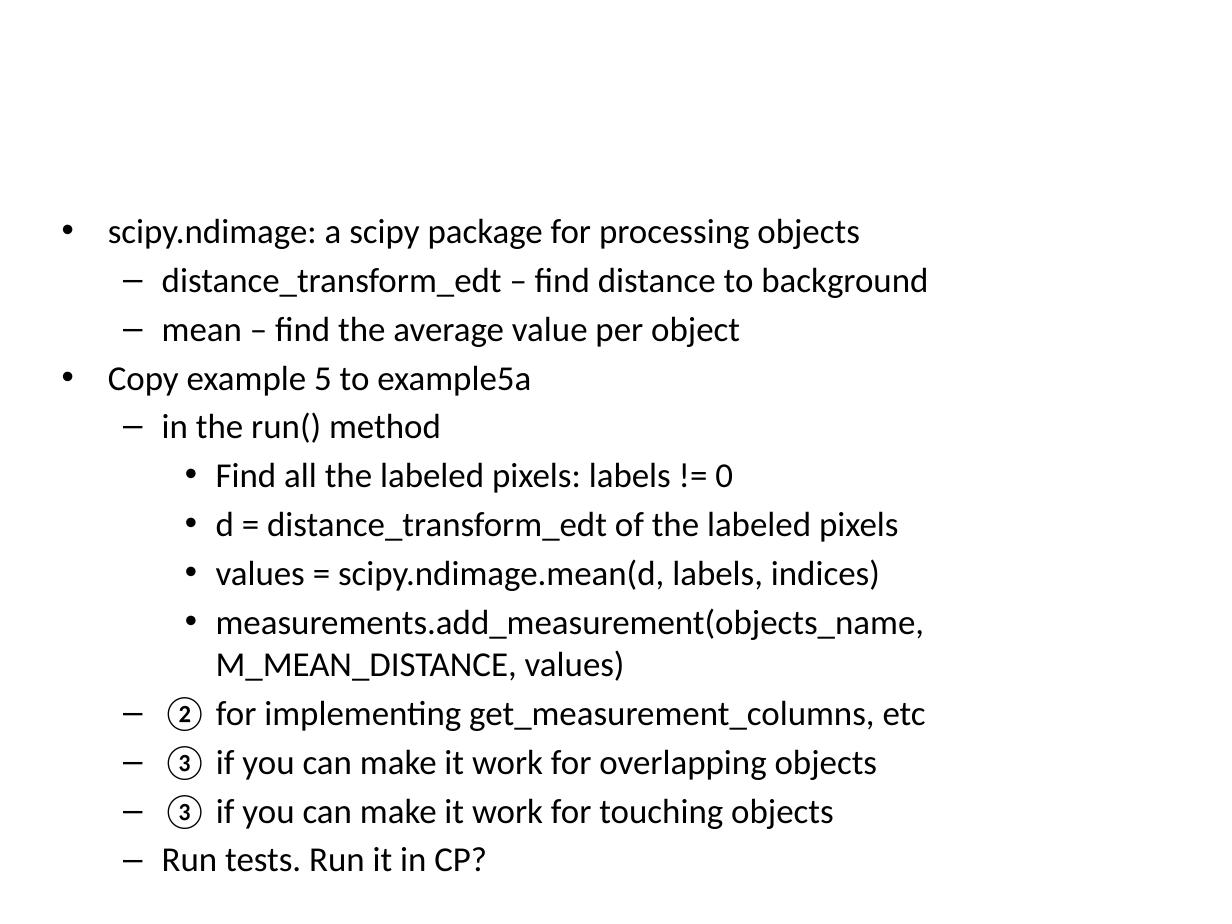
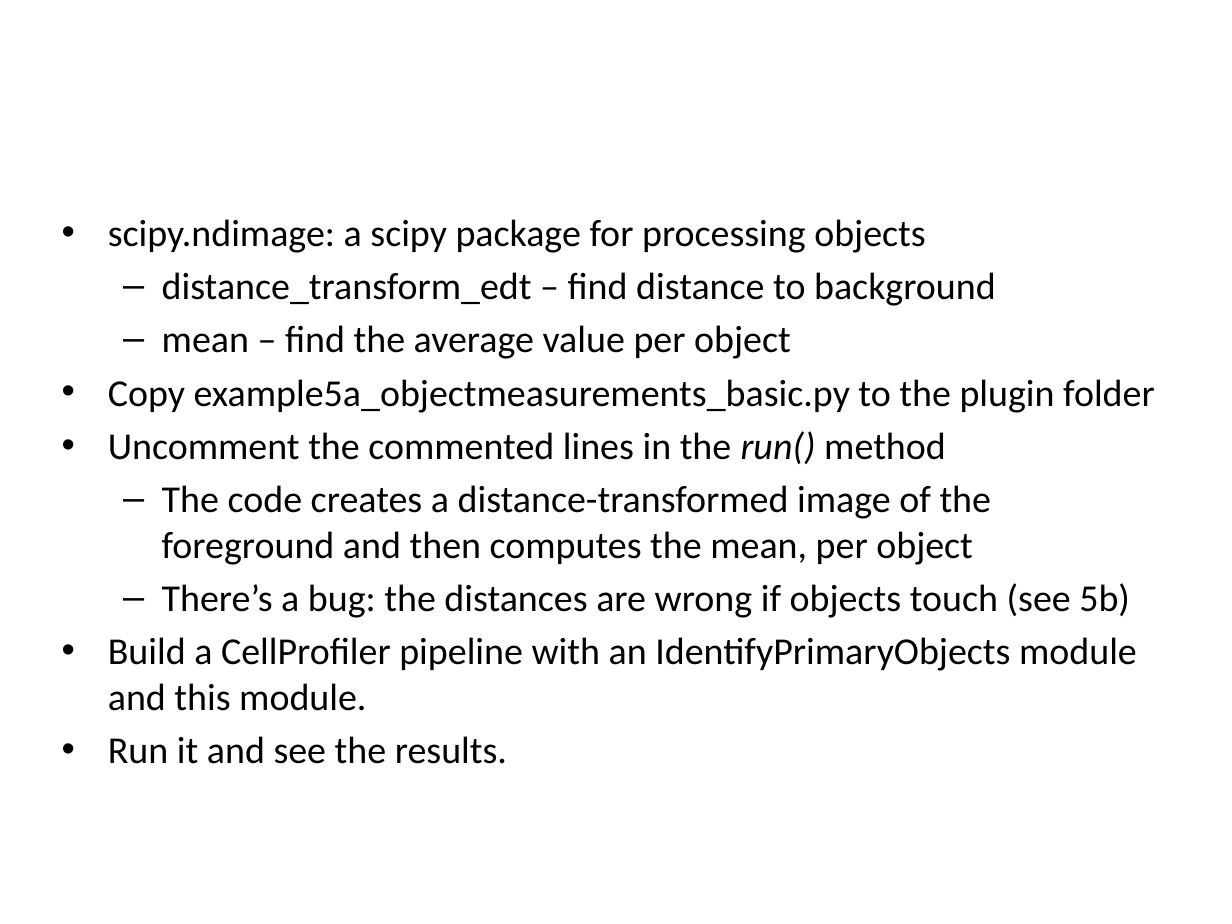
Before and after one commit to bethac07/tutorial, a slide deck: slide 40 of CellProfiler_Developer_Tutorial.pptx (slide 30 before the commit). Drawn at 1232x924 pixels with LibreOffice and Linux fonts; fonts in the diff are those of the drawing; background and template pictures are left out. Boxes give left, top, right and bottom in pixels: in the first picture for what was removed or moved away, otherwise in the second. Text is boxed around its words. In the diff, an @@ line names an element or a change of style, - is before the commit and + after.

```diff
--- a/CellProfiler_Developer_Tutorial.pptx
+++ b/CellProfiler_Developer_Tutorial.pptx
@@ text at (108, 219, 996, 359): size 20.4 to 22.2 pt in "scipy.ndimage: a scipy package for processing objects", "distance_transform_edt – find distance to background", "mean – find the average value per ..." @@
@@ text at (108, 379, 1155, 764): text changed; size 20.4 to 22.2 pt @@
-• Copy example 5 to example5a
-  – in the run() method
-    • Find all the labeled pixels: labels != 0
-    • d = distance_transform_edt of the labeled pixels
-    • values = scipy.ndimage.mean(d, labels, indices)
-    • measurements.add_measurement(objects_name, M_MEAN_DISTANCE, values)
-  – ② for implementing get_measurement_columns, etc
-  – ③ if you can make it work for overlapping objects
-  – ③ if you can make it work for touching objects
-  – Run tests. Run it in CP?
+• Copy example5a_objectmeasurements_basic.py to the plugin folder
+• Uncomment the commented lines in the run() method
+  – The code creates a distance-transformed image of the foreground and then computes the mean, per object
+  – There’s a bug: the distances are wrong if objects touch (see 5b)
+• Build a CellProfiler pipeline with an IdentifyPrimaryObjects module and this module.
+• Run it and see the results.
```
Also in this commit, not shown: 10 other slides changed, 12 slides added, 1 slide removed.
